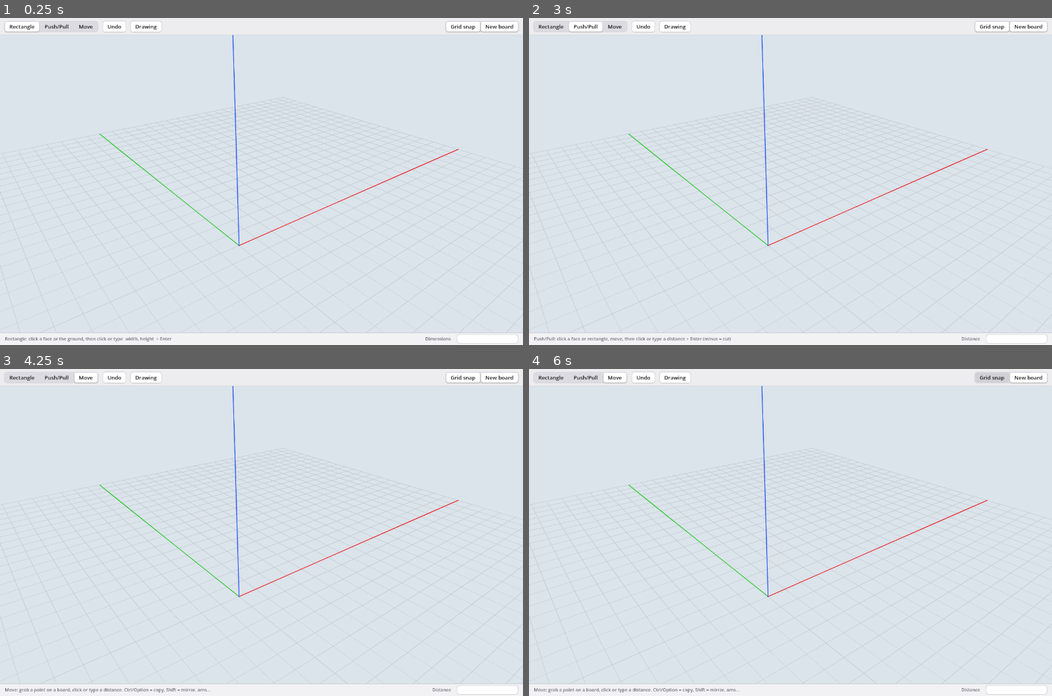
Above: before the commit, frames 1-4 (two rows, left to right).
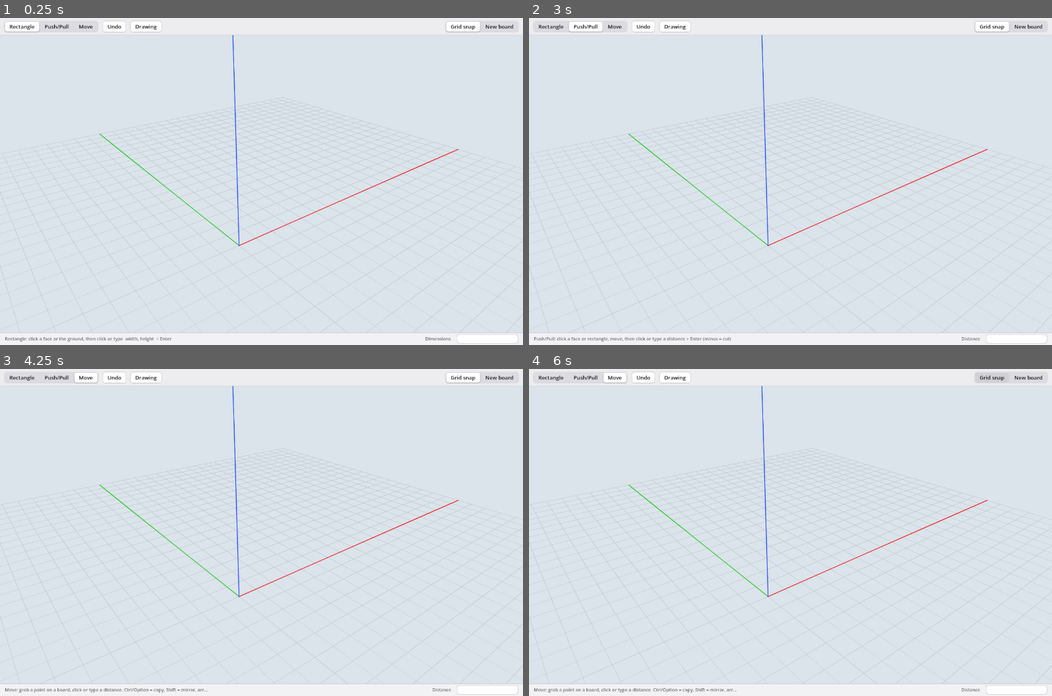
Above: after the commit, the same moments.

Repository: wweatherall/Napkin
Game: Godot game, scene res://main.tscn
Two runs of this game, one before a commit and one after it. Both use one fixed random seed, a clock stepped at 60 frames per second and the inputs below.
Inputs:
- Up to frame 1 (0.25 s): no input
- Up to frame 2 (3 s): click "New board" at 0.5 s; click "New board" at 1.25 s; click "Rectangle" at 2 s; click "Push/Pull" at 2.75 s
- Up to frame 3 (4.25 s): click "Move" at 3.5 s
- Up to frame 4 (6 s): click "Undo" at 4.25 s; click "Drawing" at 5 s; click "Grid snap" at 5.75 s

The runs differ from the first frame. In frame 1, 0.2% of the frame differs, in the area x 92-100%, y 1-5%; in frame 2, 0.2%; in frame 3, 0.2%; in frame 4, 0.2%, in the area x 39-100%, y 1-99%.
Error before the commit: Invalid assignment of property or key 'text' with value of type 'String' on a base object of type 'Nil'. (res://main.gd:1314)
Error after the commit: Invalid assignment of property or key 'text' with value of type 'String' on a base object of type 'Nil'. (res://main.gd:1433)

Commit message:
FreeCAD shows the model; join by default; save indicator; grouped rejections
- T29: saves now include FreeCAD's view part (GuiDocument.xml). freecadcmd
  never writes it, and FreeCAD then opened every object hidden. Each
  board's current solid is shown, steps / axes / the drawing page hidden;
  view settings FreeCAD saved before (colours, line widths, camera) are
  kept. Checked by opening a saved model in FreeCAD.
- T13 (I04b): a rectangle drawn on a face and pushed out joins that board
  by default; B makes a separate board. (The scripted suites switch New
  board on, as recorded.) --jointest.
- T19 (Q22): the worker announces each save ({"cmd": "saved"}); the
  status bar shows "Saving..." then "Saved".
- T16 (Q7): a later failure that refers to a taken-back action (its
  rectangle, its board, a face on a board it changed) joins that
  rejection: red together, removed together, one message; independent
  work stays. --rejecttest.

test_native 59/59; all six suites, undo, snap, rect, shell, join and
reject tests pass.

Co-Authored-By: Claude Opus 5.5 <noreply@anthropic.com>

Diff:
--- a/viewport/main.gd
+++ b/viewport/main.gd
@@ -19,7 +19,7 @@
 var last_sync_ms := 0
 var tool := "rect"
 var grid_snap := true
-var new_board := true
+var new_board := false       # a rectangle on a face joins that board when pushed out (I04b); B for a separate board
 var vcb := ""
 
 var oplog_path := ""
@@ -72,6 +72,8 @@
 var rect_test := false
 var perf_test := false
 var shell_test := false
+var join_test := false
+var reject_test := false
 const OVERLAY_BIAS := 0.001   # overlays sit 0.1% of the camera distance nearer the eye (invisible, beats z-fighting)
 var overlay_bias := OVERLAY_BIAS
 var grid_mat: ShaderMaterial
@@ -162,6 +164,8 @@
 		elif a == "--recttest": test_mode = true; fx_test = true; rect_test = true
 		elif a == "--perftest": test_mode = true; fx_test = true; perf_test = true
 		elif a == "--shelltest": test_mode = true; fx_test = true; shell_test = true
+		elif a == "--jointest": test_mode = true; fx_test = true; join_test = true
+		elif a == "--rejecttest": test_mode = true; fx_test = true; reject_test = true
 		elif a == "--lifecycletest": test_mode = true; fx_test = true; lifecycle_test = true
 		elif a == "--nobias": overlay_bias = 0.0
 		elif a.begins_with("--preload="): preload_path = a.substr(10)
@@ -305,6 +309,14 @@
 var _tool_buttons := {}
 var _toggle_buttons := {}
 var ui_vcb_label: Label
+var ui_saved: Label                 # quiet 'Saving…' / 'Saved' (Q22): the wave means accepted, this means on disk
+var pending_rev := 0                # the model revision the last confirmed change will be saved as
+var saved_rev := 0                  # the revision the worker last said it saved
+
+
+func _update_saved() -> void:
+	if ui_saved == null: return
+	ui_saved.text = "Saving…" if pending_rev > saved_rev else "Saved"
 var ui_vcb_box: PanelContainer
 var _vcb_style: StyleBoxFlat
 var _vcb_style_typing: StyleBoxFlat
@@ -428,6 +440,7 @@
 	ui_hint.text_overrun_behavior = TextServer.OVERRUN_TRIM_ELLIPSIS; ui_hint.clip_text = true
 	ui_sync = Label.new(); ui_sync.theme_type_variation = "Quiet"; ui_sync.size_flags_horizontal = Control.SIZE_EXPAND_FILL
 	ui_sync.text_overrun_behavior = TextServer.OVERRUN_TRIM_ELLIPSIS; ui_sync.clip_text = true
+	ui_saved = Label.new(); ui_saved.theme_type_variation = "Quiet"
 	ui_vcb_label = Label.new(); ui_vcb_label.theme_type_variation = "Quiet"
 	ui_vcb_box = PanelContainer.new()
 	ui_vcb_box.custom_minimum_size = Vector2(150, 0)
@@ -438,7 +451,7 @@
 	ui_vcb = Label.new()
 	ui_vcb.horizontal_alignment = HORIZONTAL_ALIGNMENT_RIGHT
 	ui_vcb_box.add_child(ui_vcb)
-	srow.add_child(ui_hint); srow.add_child(ui_sync); srow.add_child(ui_vcb_label); srow.add_child(ui_vcb_box)
+	srow.add_child(ui_hint); srow.add_child(ui_sync); srow.add_child(ui_saved); srow.add_child(ui_vcb_label); srow.add_child(ui_vcb_box)
 	# tooltip by the cursor
 	ui_tip = Label.new()
 	ui_tip.add_theme_font_size_override("font_size", 11)
@@ -769,6 +782,8 @@
 		ui_sync.add_theme_color_override("font_color", Color(0.75, 0.1, 0.1))
 		return
 	opened = true
+	saved_rev = int(resp.get("rev", 0)); pending_rev = saved_rev
+	_update_saved()
 	if test_mode and not heavy_test and _first_open:
 		_first_open = false
 		return                      # tests start clean; a model opened later (switch_model) adopts its history
@@ -792,7 +807,13 @@
 	remove_op(ops.back()["id"])
 
 
-func remove_op(oid: String) -> void:
+func remove_ops(ids: Array) -> void:
+	"""Remove several ops together (a rejection and what built on it): one resync."""
+	for oid in ids: remove_op(oid, false)
+	_after_removal()
+
+
+func remove_op(oid: String, resync := true) -> void:
 	"""Remove one op (undo, or FreeCAD rejected it) and resync."""
 	var idx := -1
 	for i in ops.size():
@@ -817,6 +838,10 @@
 			for r in ops:
 				if r["id"] == rid and not _consumed_rects().has(rid):
 					rects.erase(rid); _register_rect(r)
+	if resync: _after_removal()
+
+
+func _after_removal() -> void:
 	var k := _ops_key(ops)
 	if k != shown_key and _show_state(k):      # undo: the state before this op, remembered, on screen at once
 		predicted_undo = true
@@ -890,6 +915,11 @@
 func _on_worker(resp: Dictionary) -> void:
 	if resp.get("cmd", "") == "open":
 		_on_open(resp)
+		return
+	if resp.get("cmd", "") == "saved":
+		if resp.get("model", "") == model_path.simplify_path():
+			saved_rev = maxi(saved_rev, int(resp.get("rev", 0)))
+			_update_saved()
 		return
 	if true_latency and resp.get("ok", false) and resp.has("wall_ms") and not resp.get("_released", false):
 		held_resp = resp
@@ -907,9 +937,10 @@
 				confirmed_ids[o["id"]] = true
 				if w != null and w["state"] == "pending": w["state"] = "ok"
 			else:
-				reject_note = "%s: %s" % [o["id"], o["message"]]
-				if w != null: w["state"] = "rejected"     # red wave plays, then the op is removed
-				else: drop_now.append(o["id"])
+				_on_rejected(o, w, drop_now)
+		if res.get("how", "nothing") != "nothing":
+			pending_rev = maxi(pending_rev, int(res.get("rev", 0)))
+			_update_saved()
 		var ok_ids := {}
 		for o in res["ops"]:
 			if o["status"] == "ok": ok_ids[o["id"]] = true
@@ -1201,6 +1232,7 @@
 			r["_released"] = true
 			_on_worker(r)
 	for oid in op_waves.keys():
+		if not op_waves.has(oid): continue          # removed this frame along with a rejection it built on
 		var w: Dictionary = op_waves[oid]
 		var v0: float = 1.0 / w["dur"]
 		w["tn"] += delta
@@ -1237,7 +1269,94 @@
 		if w["state"] == "ok" and w["p"] > 1.25:
 			_end_wave(oid)
 		elif w["state"] == "rejected" and w["rt"] > REJECT_DUR + 0.1:
-			remove_op(oid)                                  # ends the wave, frees the draft, resyncs
+			if _rejected.has(oid):                          # a rejection: it goes with the actions that built on it
+				remove_ops([oid] + _rejected[oid]["deps"])
+			elif not w.get("dependent", false) or not op_waves.has(w["root"]):
+				remove_op(oid)                              # ends the wave, frees the draft, resyncs
+
+
+# ---------------- rejections take what built on them (T16, Q7) ----------------
+# FreeCAD rejects an action a moment after you did it; meanwhile you may have drawn on the board it made or the
+# face it changed. Those later actions fail too (what they refer to is gone): they join the first rejection,
+# go red with it and are removed together, with one message. Independent work stays.
+const REJECT_WINDOW_MS := 15000     # a rejection collects its dependents for this long
+var _rejected := {}                 # root op id -> {"ids", "bodies", "deps", "at", "note"}
+
+
+func _op_of(oid: String) -> Dictionary:
+	for op in ops:
+		if op["id"] == oid: return op
+	return {}
+
+
+static func _op_refs(op: Dictionary) -> Array:
+	"""Ids an op refers to: the board or rectangle it acts on."""
+	var out := []
+	var pl: Dictionary = op.get("plane", {})
+	if pl.has("on"): out.append(pl["on"]["body"])
+	var tg: Dictionary = op.get("target", {})
+	if tg.has("rect"): out.append(tg["rect"])
+	if tg.has("face"): out.append(tg["face"]["body"])
+	out.append_array(op.get("targets", []))
+	if op.has("cut"): out.append_array([op["cut"]["body"], op["cut"]["op"]])
+	if op["type"] == "make_component": out.append(op["body"])
+	return out
+
+
+func _op_makes(op: Dictionary) -> Array:
+	var out: Array = [op["id"]]
+	if op["type"] == "push_pull" and op.has("body"): out.append(op["body"])
+	out.append_array(op.get("new_ids", []))
+	return out
+
+
+func _op_touches(op: Dictionary) -> Array:
+	"""Boards an op changes in place (a face on them may exist only because of it)."""
+	var tg: Dictionary = op.get("target", {})
+	if op["type"] == "push_pull" and not op.has("body"):
+		if tg.has("rect"):
+			var r := _op_of(tg["rect"])
+			if not r.is_empty() and r["plane"].has("on"): return [r["plane"]["on"]["body"]]
+		if tg.has("face"): return [tg["face"]["body"]]
+	if op["type"] == "move": return op.get("targets", []) + ([op["cut"]["body"]] if op.has("cut") else [])
+	return []
+
+
+func _on_rejected(o: Dictionary, w, drop_now: Array) -> void:
+	var now := Time.get_ticks_msec()
+	for r in _rejected.keys():
+		if now - int(_rejected[r]["at"]) > REJECT_WINDOW_MS and not op_waves.has(r): _rejected.erase(r)
+	var op := _op_of(o["id"])
+	if op.is_empty(): return
+	var msg: String = o.get("message", "")
+	var root := ""
+	for r in _rejected:
+		var e: Dictionary = _rejected[r]
+		for ref in _op_refs(op):
+			if e["ids"].has(ref): root = r
+		for b in e["bodies"]:
+			if msg.contains("'%s'" % b): root = r
+		if root != "": break
+	if root == "":                                   # a rejection of its own
+		root = o["id"]
+		var e := {"ids": {}, "bodies": {}, "deps": [], "at": now, "note": "%s: %s" % [o["id"], msg]}
+		for x in _op_makes(op): e["ids"][x] = true
+		for b in _op_touches(op): e["bodies"][b] = true
+		_rejected[root] = e
+		reject_note = e["note"]
+		if w != null: w["state"] = "rejected"        # red wave plays, then it goes with its dependents
+		else: drop_now.append(o["id"])
+		return
+	var e: Dictionary = _rejected[root]              # built on an earlier rejection: goes with it
+	if not e["deps"].has(o["id"]): e["deps"].append(o["id"])
+	for x in _op_makes(op): e["ids"][x] = true
+	for b in _op_touches(op): e["bodies"][b] = true
+	var n: int = e["deps"].size()
+	reject_note = "%s (and %d action%s that built on it)" % [e["note"], n, "" if n == 1 else "s"]
+	if w != null:
+		w["state"] = "rejected"; w["dependent"] = true; w["root"] = root
+	if not op_waves.has(root):                       # its rejection has already played: remove it now
+		drop_now.append(o["id"])
 
 
 # ---------------- the FreeCAD worker (T6) ----------------
--- a/viewport/tests.gd
+++ b/viewport/tests.gd
@@ -12,6 +12,8 @@
 		await _run_test()
 		return
 	_make_fake_cursor()
+	if not (m.join_test or m.reject_test or m.snap_test or m.rect_test or m.undo_test or m.shell_test or m.perf_test or m.line_test or m.gesture_test or m.lifecycle_test):
+		m.new_board = true; m._update_toggles()     # the scripted suites were recorded with 'New board' on (I04 then)
 	if m.breath_test: await _run_breath_test()
 	elif m.face_test: await _run_face_test()
 	elif m.orbit_test: await _run_orbit_test()
@@ -29,6 +31,8 @@
 	elif m.rect_test: await _run_rect_test()
 	elif m.perf_test: await _run_perf_test()
 	elif m.shell_test: await _run_shell_test()
+	elif m.join_test: await _run_join_test()
+	elif m.reject_test: await _run_reject_test()
 	else: await _run_fx_test()
 
 # ---------------- fx test (--fxtest): records nicely with --write-movie ----------------
@@ -932,6 +936,62 @@
 	get_tree().quit()
 
 
+func _run_join_test() -> void:
+	# I04b: a rectangle drawn on a board's face and pushed out joins that board by default; with B, a new board
+	await _view(Vector3(150, 100, 20), -30, -40, 1.0)
+	m.ops.append_array(_board_ops(300, 18)); m.counters["r"] = 1; m.counters["pp"] = 1; m.counters["b"] = 1
+	m.sync(); await _wait_confirm()
+	var default_join: bool = not m.new_board
+	await _rect(Vector3(100, 50, 18), Vector3(150, 100, 18), "50,50")
+	await _push(Vector3(125, 75, 18), Vector3(125, 75, 30), "20")
+	await _wait_wave()
+	var joined: Dictionary = m.ops.back()
+	var boards_after_join := _shown_ids()
+	await _key(KEY_B)
+	await _rect(Vector3(200, 50, 18), Vector3(250, 100, 18), "40,40")
+	await _push(Vector3(220, 70, 18), Vector3(220, 70, 30), "10")
+	await _wait_confirm()                          # FreeCAD has it; the save follows a quarter second later
+	var saving_seen: String = m.ui_saved.text
+	await _wait_wave()
+	var separate: Dictionary = m.ops.back()
+	var t0 := Time.get_ticks_msec()
+	while m.ui_saved.text != "Saved" and Time.get_ticks_msec() - t0 < 5000: await _frames(1)
+	print("JOINTEST save indicator: '%s' right after, then '%s' after %d ms (rev %d)" % [saving_seen, m.ui_saved.text,
+		Time.get_ticks_msec() - t0, m.saved_rev])
+	print("JOINTEST default joins %s | pushed out from b1's top: %s, boards %s (want 1) | with B: %s, boards %s (want 2)" % [
+		default_join, "joined" if not joined.has("body") else "new board " + joined["body"], boards_after_join,
+		"new board " + separate.get("body", "?") if separate.has("body") else "joined", _shown_ids()])
+	print("JOINTEST done")
+	get_tree().quit()
+
+
+func _run_reject_test() -> void:
+	# Q7 / T16: a rejection takes the actions that built on it, in one wave and one message; other work stays
+	await _view(Vector3(300, 150, 30), -30, -40, 1.6)
+	m.ops.append_array(_board_ops(300, 18)); m.counters["r"] = 1; m.counters["pp"] = 1; m.counters["b"] = 1
+	m.sync(); await _wait_confirm()
+	m.test_delay_ms = 1500                       # FreeCAD sits on its next answer while we keep working
+	m.force_reject_next = true                   # ...and that answer rejects the new board
+	await _rect(Vector3(400, 0, 0), Vector3(500, 100, 0), "100,100")
+	await _push(Vector3(450, 50, 0), Vector3(450, 50, 50), "50")             # b2, to be rejected
+	var root: String = m.ops.back()["id"]
+	await _rect(Vector3(420, 20, 50), Vector3(480, 80, 50), "60,60")      # drawn on b2's draft
+	await _push(Vector3(450, 50, 50), Vector3(450, 50, 70), "20")            # built on b2
+	await _rect(Vector3(0, 300, 0), Vector3(100, 400, 0), "100,100")      # unrelated
+	await _push(Vector3(50, 350, 0), Vector3(50, 350, 30), "30")
+	var notes := {}
+	var t0 := Time.get_ticks_msec()
+	while Time.get_ticks_msec() - t0 < 8000:
+		if m.ui_sync.text.begins_with("✗"): notes[m.ui_sync.text] = true
+		await _frames(1)
+	await _wait_wave()
+	var left := []
+	for op in m.ops: left.append(op["id"])
+	print("REJECTTEST rejected %s | ops left %s | boards %s | messages %s" % [root, left, _shown_ids(), notes.keys()])
+	print("REJECTTEST done")
+	get_tree().quit()
+
+
 func _run_heavy_test() -> void:
 	# a real model opened from its FreeCAD file: an 18 mm panel with 32 through-holes
 	var t0 := Time.get_ticks_msec()
Not shown, changed: CLAUDE.md
